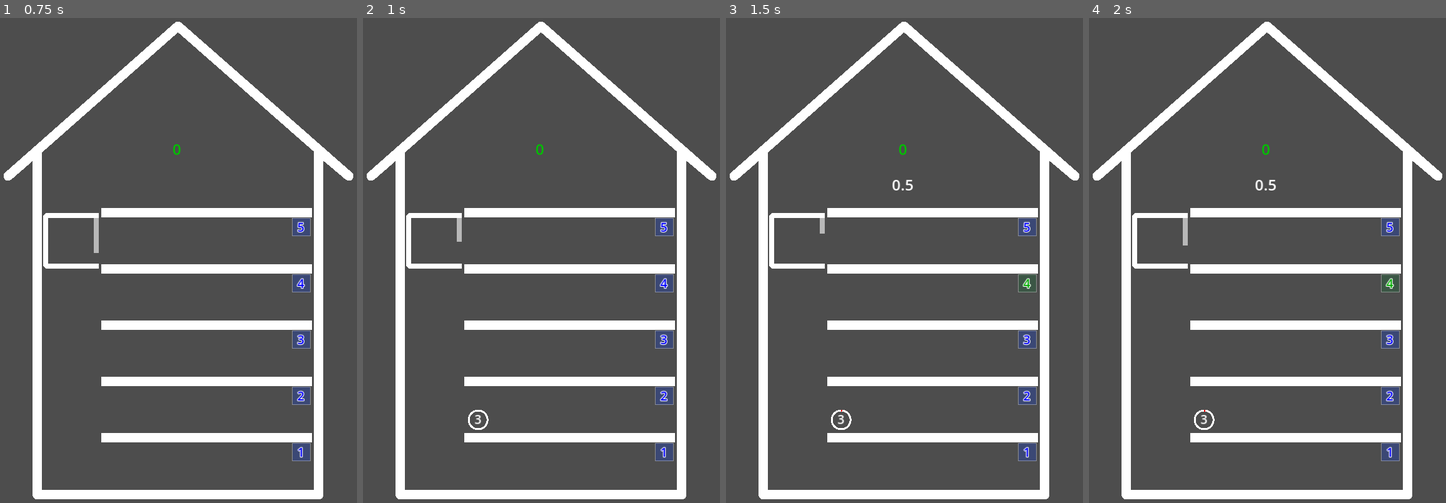
Above: before the commit, frames 1-4 (left to right).
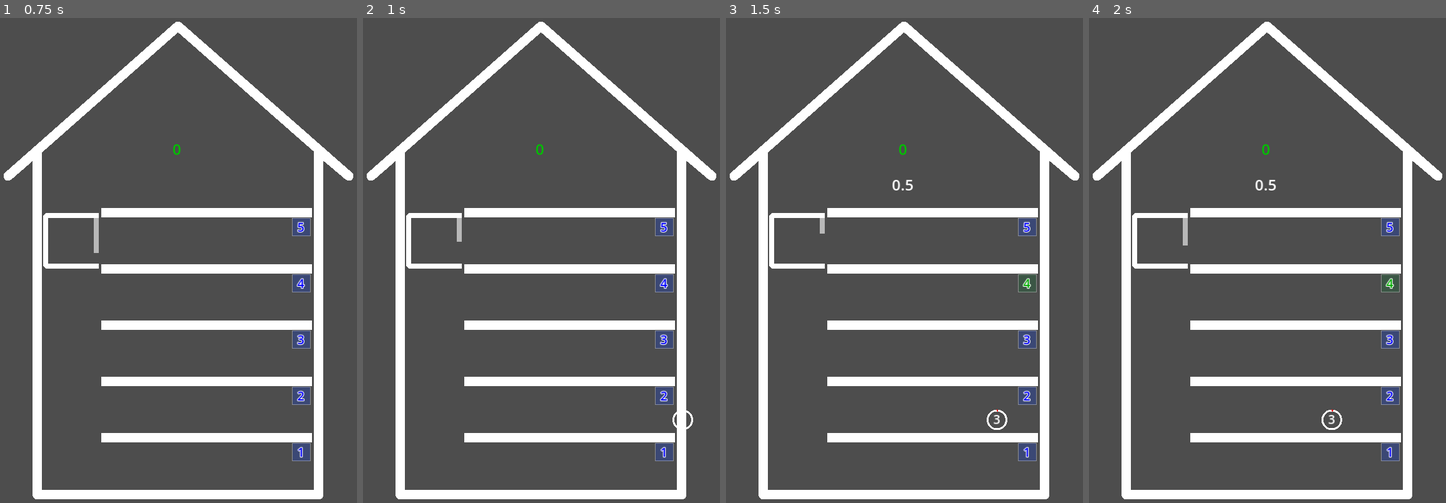
Above: after the commit, the same moments.

Repository: gilad905/elevator-boy
Game: Godot game, scene res://scenes/main.tscn
Two runs of this game, one before a commit and one after it. Both use one fixed random seed, a clock stepped at 60 frames per second and the inputs below.
Inputs:
- Up to frame 1 (0.75 s): tap Enter at 0.5 s; hold Up (elevator_move_up) from 0.53 s (still down); tap Space (door_toggle) at 0.6 s
- Up to frame 2 (1 s): keep holding Up (elevator_move_up)
- Up to frame 3 (1.5 s): tap Space (door_toggle) at 1.25 s; release Up (elevator_move_up) at 1.28 s; hold Down (elevator_move_down) from 1.28 s (still down); tap A (time_scale_decrease) at 1.35 s
- Up to frame 4 (2 s): keep holding Down (elevator_move_down)

Frame 1 is identical in both runs. In frame 2, 0.1% of the frame differs, in the area x 29-93%, y 80-85%; in frame 3, 0.2%; in frame 4, 0.2%, in the area x 29-71%, y 80-85%.

Commit message:
person movements

Diff:
--- a/scenes/main.tscn
+++ b/scenes/main.tscn
@@ -74,6 +74,7 @@
 [node name="Persons" type="Node" parent="."]
 script = ExtResource("3_ag5il")
 timeout_sec = 30
+move_speed = 120.0
 
 [node name="PersonsTimer" type="Timer" parent="Persons"]
 wait_time = 5.0
--- a/scripts/class_room.gd
+++ b/scripts/class_room.gd
@@ -3,25 +3,23 @@
 var person_limit: int = 0
 
 func add_person(person) -> void:
-    assert(has_room(), name + " is full")
-    $Persons.add_child(person)
-    update_person_position(person)
-    person.timeout_reached.connect(_on_person_timeout_reached)
+	person.timeout_reached.connect(_on_person_timeout_reached)
+	update_person_position(person)
 
 func get_person_position(_i: int) -> Vector2:
-    return Vector2.ZERO
+	return Vector2.ZERO
 
 func update_person_position(person: Node2D):
-    var i = person.get_index()
-    var _position = get_person_position(i)
-    person.position = _position
+	var i = person.get_index()
+	var _position = get_person_position(i)
+	person.move_to(_position)
 
 func update_person_positions() -> void:
-    for person in $Persons.get_children():
-        update_person_position(person)
+	for person in $Persons.get_children():
+		update_person_position(person)
 
 func has_room() -> bool:
-    return $Persons.get_child_count() < person_limit
+	return $Persons.get_child_count() < person_limit
 
 func _on_person_timeout_reached(_person: Node2D) -> void:
-    pass
+	pass
--- a/scripts/floor.gd
+++ b/scripts/floor.gd
@@ -7,6 +7,7 @@
 var pressed_forground: Color
 var unpressed_stylebox: StyleBoxTexture
 var pressed_stylebox: StyleBoxTexture
+const person_y: int = 25
 
 func _ready() -> void:
 	floors = get_node("/root/Main/Floors")
@@ -19,16 +20,23 @@
 	pressed_stylebox = preload("res://resources/floor_num_pressed.tres")
 	$FloorNum.text = str(get_index() + 1)
 
+func add_person(person) -> void:
+	assert(has_room(), name + " is full")
+	$Persons.add_child(person)
+	person.position = Vector2($TouchScreenButton.shape.size.x, person_y)
+	super(person)
+
 func get_person_position(i: int) -> Vector2:
 	var spacing: int = Global.person_spacing
 	var radius: int = Global.person_radius
 	var x = spacing + (spacing + radius * 2) * i
-	return Vector2(x, 25)
+	return Vector2(x, person_y)
 
 func enter_elevator_next():
-	if $Persons.get_child_count() and elevator.has_room():
-		var person = $Persons.get_child(0)
-		$Persons.remove_child(person)
+	var person = $Persons.get_child(0)
+	if person and not person.is_moving and elevator.has_room():
+		person.timeout_reached.disconnect(_on_person_timeout_reached)
+		person.reparent(elevator.get_node("Persons"))
 		elevator.add_person(person)
 		update_person_positions()
 
@@ -40,6 +48,7 @@
 
 func _on_person_timeout_reached(person: Node2D) -> void:
 	$Persons.remove_child(person)
+	person.queue_free()
 	update_person_positions()
 
 func _on_touched() -> void:
--- a/scripts/person.gd
+++ b/scripts/person.gd
@@ -3,8 +3,10 @@
 signal timeout_reached(person: Node2D)
 
 var dest: int = -1
+var is_moving: bool = false
 var is_timeout_reached: bool = false
 var timeout_tween: Tween
+var speed: float
 
 var radius = Global.person_radius
 var circle_center = Vector2(radius, radius)
@@ -13,7 +15,12 @@
 var current_angle: float = 0
 
 func _ready() -> void:
+	speed = get_node("/root/Main/Persons").move_speed
 	init_timeout_tween()
+
+func _draw() -> void:
+	draw_circle(circle_center, radius, Color.WHITE, false, 2)
+	draw_arc(circle_center, radius, zero_angle, current_angle, 64, Color.RED, 2)
 
 func init_timeout_tween() -> void:
 	var timeout_sec = get_node("/root/Main/Persons").timeout_sec
@@ -28,9 +35,13 @@
 	current_angle = angle
 	queue_redraw()
 
-func _draw() -> void:
-	draw_circle(circle_center, radius, Color.WHITE, false, 2)
-	draw_arc(circle_center, radius, PI * -0.5, current_angle, 64, Color.RED, 2)
+func move_to(_position):
+	var tween = create_tween()
+	var duration = position.distance_to(_position) / speed
+	is_moving = true
+	tween.tween_property(self, "position", _position, duration)
+	await tween.finished
+	is_moving = false
 
 func set_dest(_dest: int) -> void:
 	dest = _dest
--- a/scripts/persons.gd
+++ b/scripts/persons.gd
@@ -1,6 +1,7 @@
 extends Node
 
 @export var timeout_sec: int
+@export var move_speed: float
 
 var person_scene
 var floors
--- a/scripts/snippets.gd
+++ b/scripts/snippets.gd
@@ -4,3 +4,11 @@
 	for i in 4:
 		var person = $Persons.create_person(i + 1)
 		$Elevator.add_person(person)
+
+func debug_test_reparent():
+	var person_scene = preload("res://scenes/person.tscn")
+	var person = person_scene.instantiate()
+	$Floors/Floor_1/Persons.add_child(person)
+	pass
+	person.reparent($Floors/Floor_2/Persons, false)
+	print(person.position)
